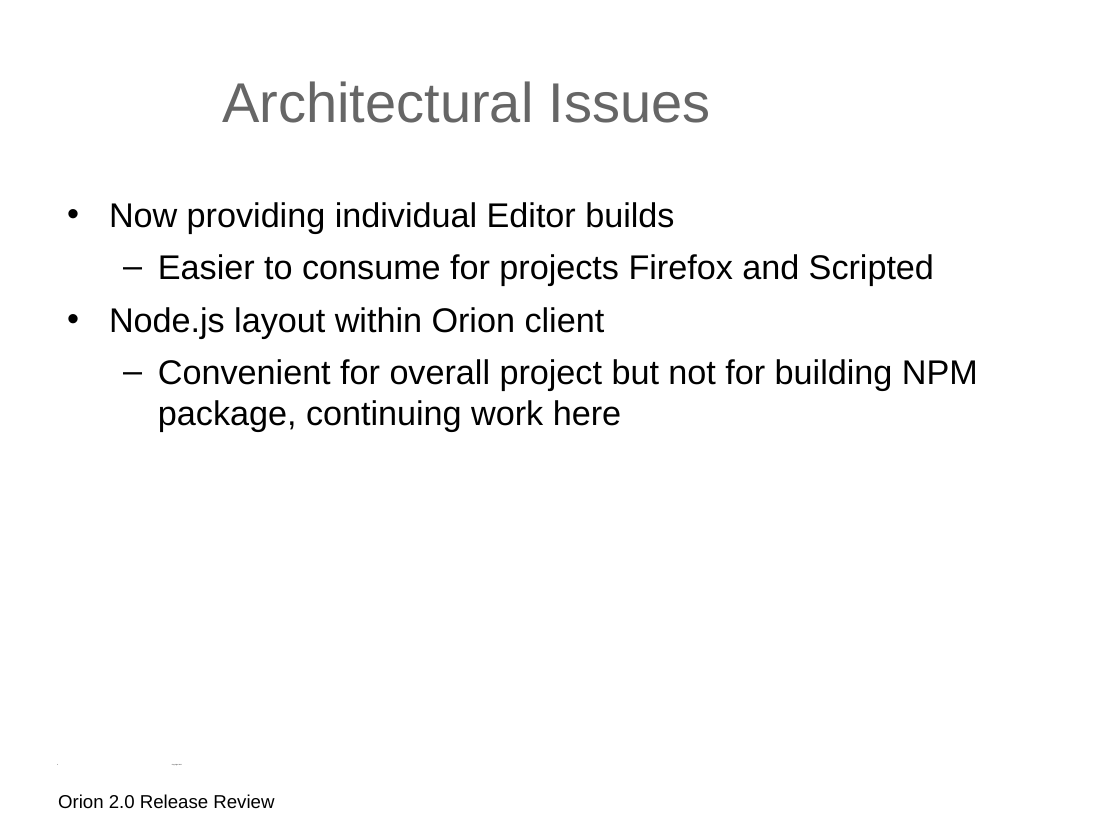
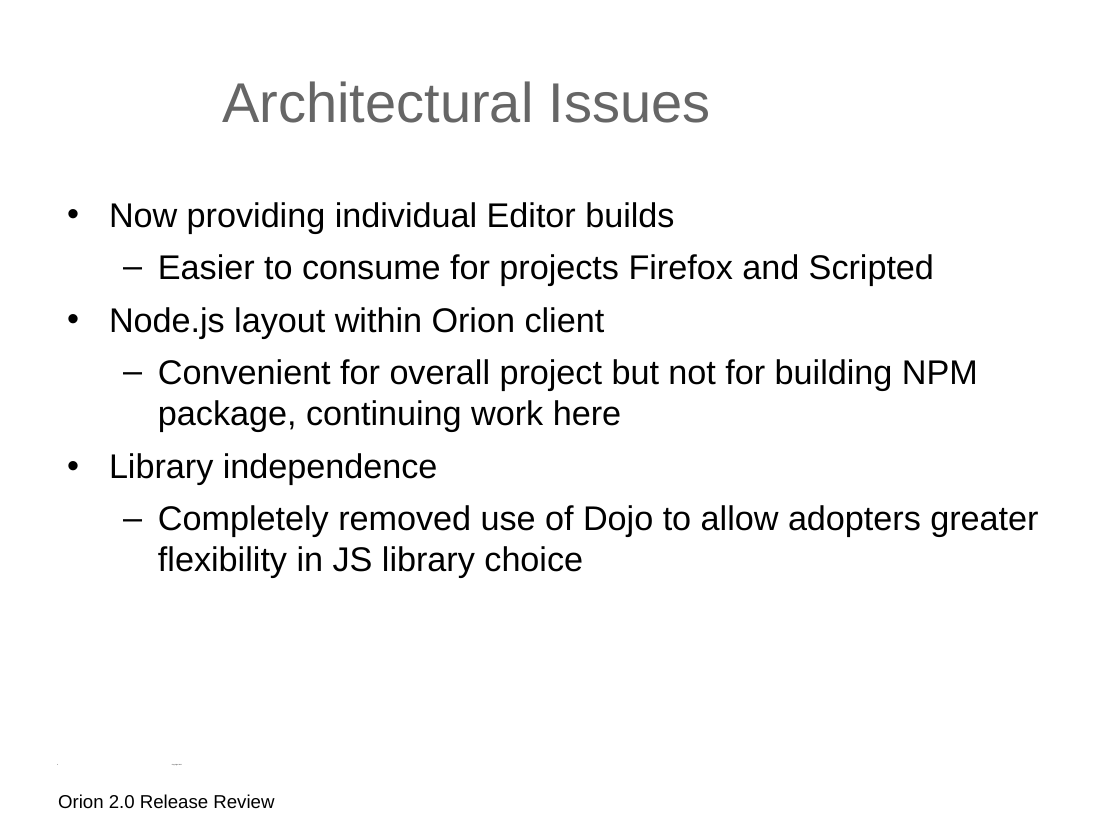
Before and after one commit to eclipse-archived/orion, a slide deck: slide 6 of reviews/orion-2-0-release-review.odp. Drawn at 1120x840 pixels with LibreOffice and Linux fonts; fonts in the diff are those of the drawing; background and template pictures are left out. Boxes give left, top, right and bottom in pixels: in the first picture for what was removed or moved away, otherwise in the second. Text is boxed around its words. In the diff, an @@ line names an element or a change of style, - is before the commit and + after.

```diff
--- a/reviews/orion-2-0-release-review.odp
+++ b/reviews/orion-2-0-release-review.odp
@@ text at bbox=[109, 453, 1038, 578]: paragraphs added @@
+• Library independence
+  – Completely removed use of Dojo to allow adopters greater flexibility in JS library choice
```
Also in this commit, not shown: 3 other slides changed, 1 other file.
